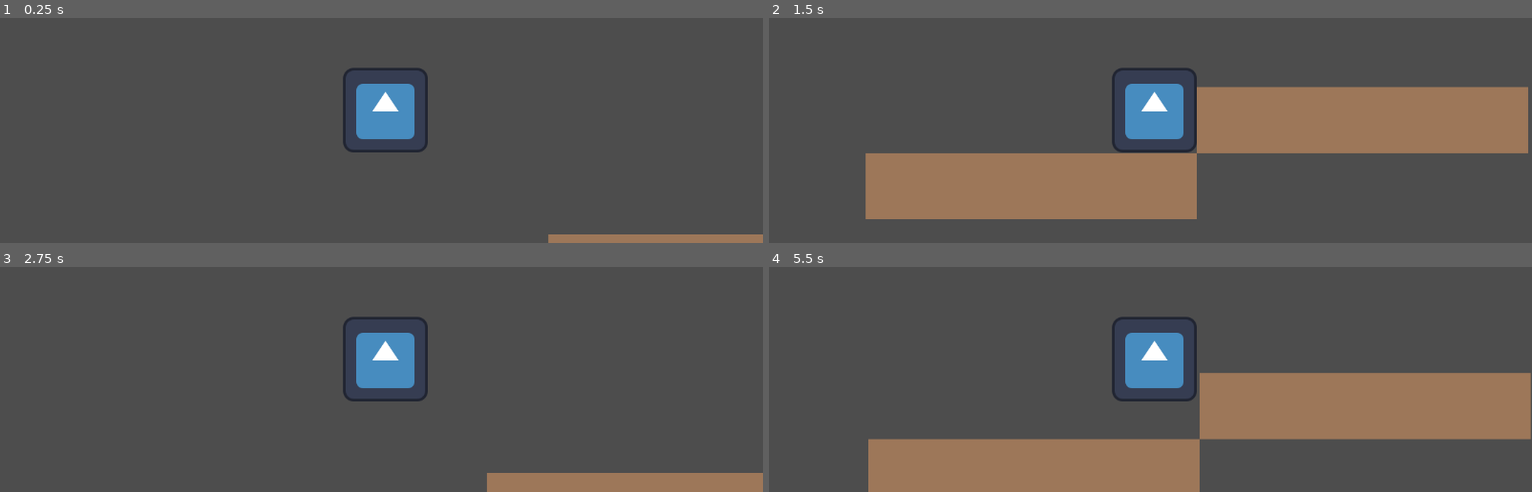
Above: before the commit, frames 1-4 (two rows, left to right).
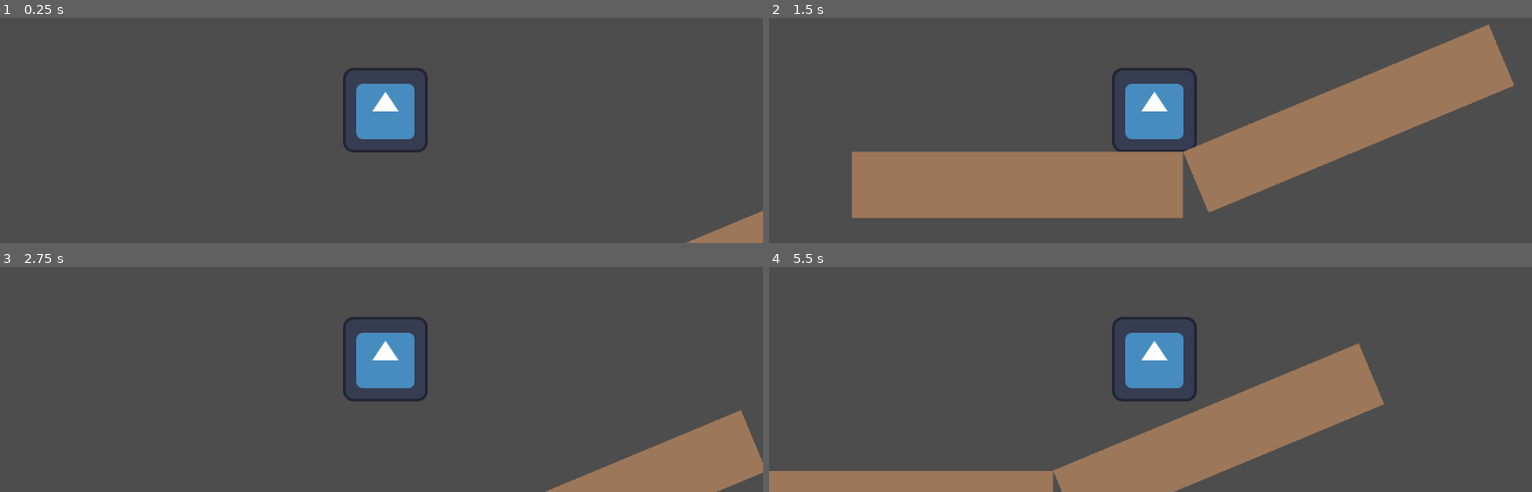
Above: after the commit, the same moments.

Repository: ToxicRainStudios/PP-Game-Jam
Game: Godot game, scene res://scenes/world.tscn
The game is run twice, just before and just after one commit, with the same random seed, the same clock (stepped at 60 frames per second) and the same inputs. The engine's default icon, where the game draws it, is replaced by a stand-in: a white triangle on a blue panel in a dark square.
Inputs:
- Up to frame 1 (0.25 s): no input
- Up to frame 2 (1.5 s): hold D (move_right) from 0.53 s (still down); tap Space (jump) at 0.77 s
- Up to frame 3 (2.75 s): tap Space (jump) at 1.52 s; release D (move_right) at 2.03 s; hold A (move_left) from 2.03 s (still down)
- Up to frame 4 (5.5 s): release A (move_left) at 2.78 s; hold D (move_right) 2.78-4.28 s; tap Space (jump) at 3.02, 3.77, 4.52 s; hold A (move_left) 4.28-5.03 s; hold D (move_right) from 5.03 s (still down)

The runs differ from the first frame. In frame 1, 1.1% of the frame differs, in the area x 71-100%, y 85-100%; in frame 2, 14%; in frame 3, 4.4%; in frame 4, 16%, in the area x 0-100%, y 33-100%.

Commit message:
round so we can go up stuff

Diff:
--- a/scenes/player.tscn
+++ b/scenes/player.tscn
@@ -3,8 +3,9 @@
 [ext_resource type="Texture2D" uid="uid://tt7cbv68o0sl" path="res://icon.svg" id="1_3vyb7"]
 [ext_resource type="Script" uid="uid://qtstc1rdhhtf" path="res://scripts/player.gd" id="1_g2els"]
 
-[sub_resource type="RectangleShape2D" id="RectangleShape2D_g2els"]
-size = Vector2(128, 130)
+[sub_resource type="CapsuleShape2D" id="CapsuleShape2D_g2els"]
+radius = 60.0913
+height = 126.076
 
 [node name="player" type="CharacterBody2D"]
 script = ExtResource("1_g2els")
@@ -14,7 +15,8 @@
 texture = ExtResource("1_3vyb7")
 
 [node name="CollisionShape2D" type="CollisionShape2D" parent="."]
-shape = SubResource("RectangleShape2D_g2els")
+rotation = -0.00223017
+shape = SubResource("CapsuleShape2D_g2els")
 
 [node name="Camera2D" type="Camera2D" parent="."]
 position = Vector2(-6, -123)
--- a/scenes/world.tscn
+++ b/scenes/world.tscn
@@ -18,6 +18,7 @@
 
 [node name="Platform2" parent="." instance=ExtResource("2_rwgxs")]
 position = Vector2(485, 39)
+rotation = -0.395377
 script = ExtResource("3_4wyf3")
 platform_width = 500.0
 platform_height = 100.0
